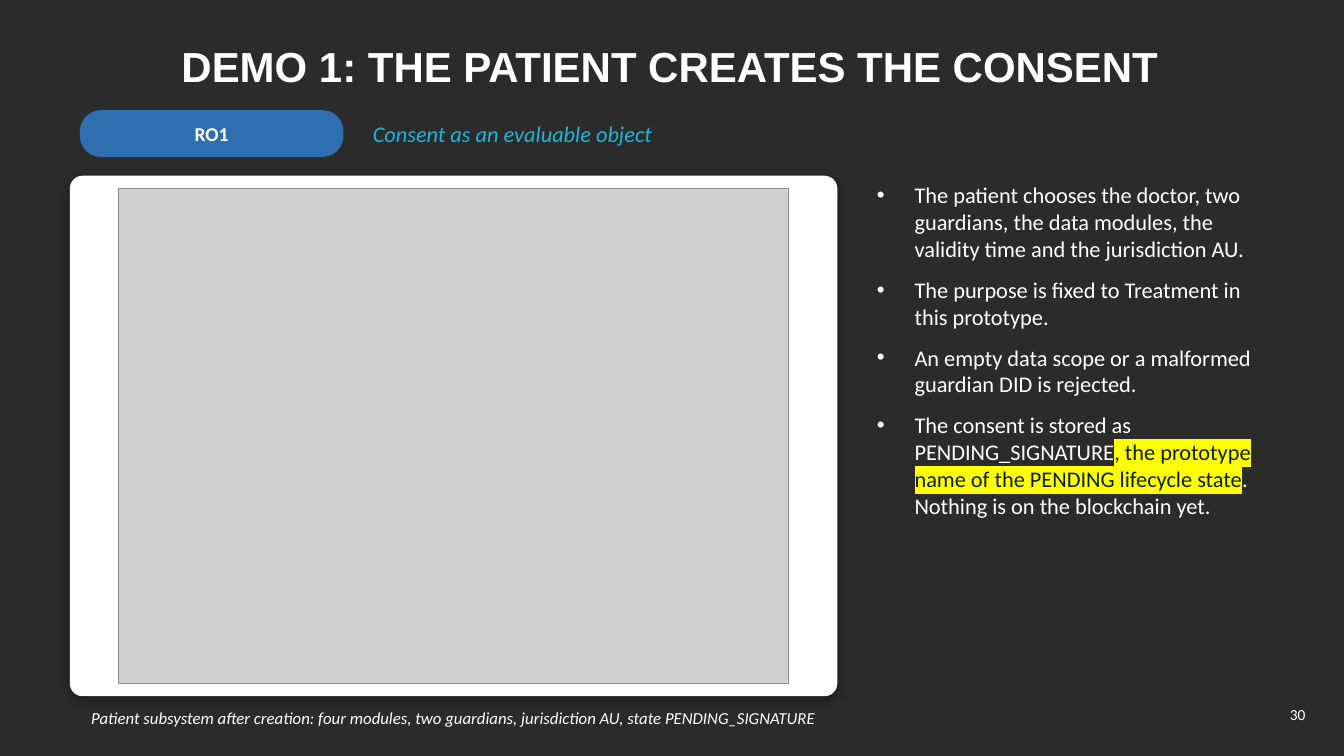
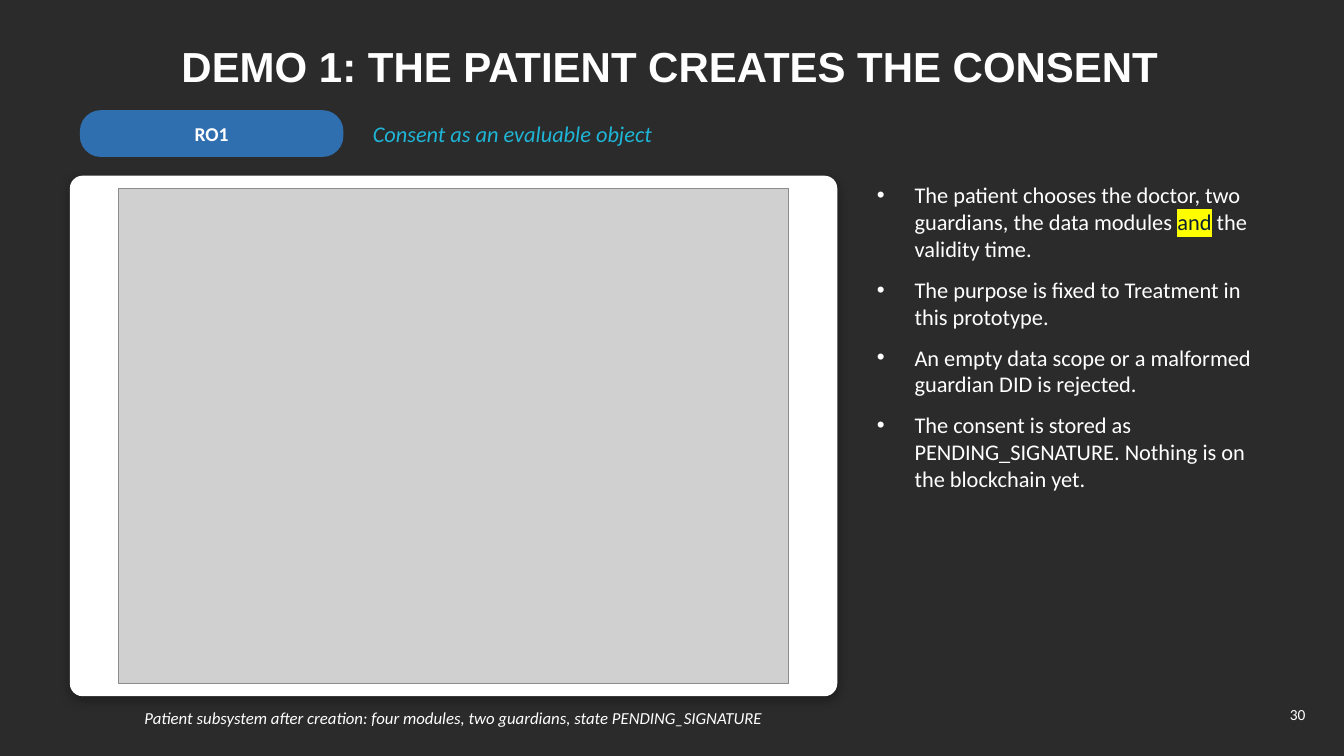
Before and after one commit to yasir12345678900/HealthRWA-Sepolia-Personal-try, a slide deck: slide 30 of docs/Yasir_Candidature_Reassessment_Slides_Simple_YELLOW_changes.pptx. Drawn at 1344x756 pixels with LibreOffice and Linux fonts; fonts in the diff are those of the drawing; grey boxes stand for pictures; background and template pictures are left out; a plain dark background stands for a picture behind light text. Boxes give left, top, right and bottom in pixels: in the first picture for what was removed or moved away, otherwise in the second. Text is boxed around its words. In the diff, an @@ line names an element or a change of style, - is before the commit and + after.

```diff
--- a/docs/Yasir_Candidature_Reassessment_Slides_Simple_YELLOW_changes.pptx
+++ b/docs/Yasir_Candidature_Reassessment_Slides_Simple_YELLOW_changes.pptx
@@ text at (915,187,1247,261): text changed @@
-• The patient chooses the doctor, two guardians, the data modules, the validity time and the jurisdiction AU.
+• The patient chooses the doctor, two guardians, the data modules and the validity time.
@@ text at (915,417,1245,491): text changed @@
-• The consent is stored as PENDING_SIGNATURE, the prototype name of the PENDING lifecycle state. Nothing is on the blockchain yet.
+• The consent is stored as PENDING_SIGNATURE. Nothing is on the blockchain yet.
@@ text at (144,712,762,727): text changed @@
-Patient subsystem after creation: four modules, two guardians, jurisdiction AU, state PENDING_SIGNATURE
+Patient subsystem after creation: four modules, two guardians, state PENDING_SIGNATURE
```
Also in this commit, not shown: 26 other slides changed, 2 slides added, 7 slides removed, 3 other files.
